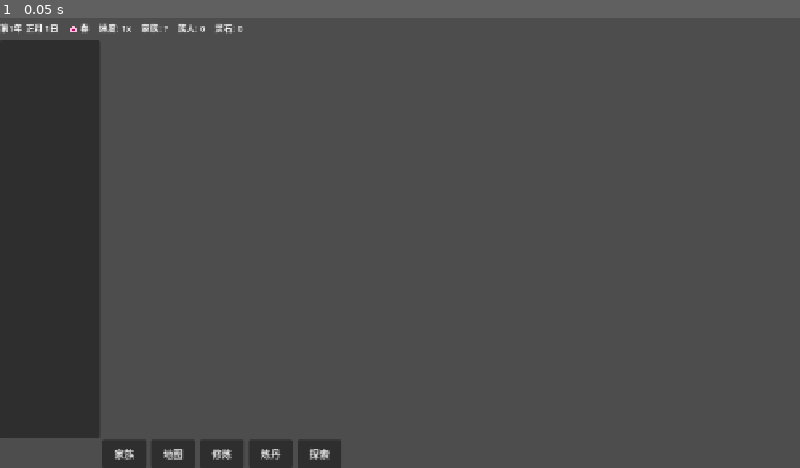
Above: before the commit, frame 1.
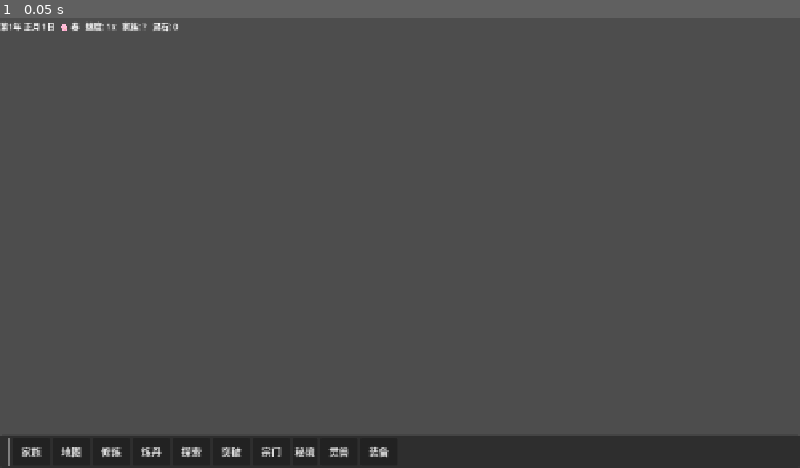
Above: after the commit, the same moment.

Repository: GGcode-tech/xiuxian-game
Game: Godot game, scene res://ui/hud.tscn
The game is run twice, just before and just after one commit, with the same random seed, the same clock (stepped at 60 frames per second) and the same inputs. This scene is started directly instead of the project's main scene.
Inputs:
- Up to frame 1 (0.05 s): no input

The runs differ from the first frame. In frame 1, 17% of the frame differs, in the area x 0-100%, y 0-100%.

Commit message:
refactor: HUD改为梦幻西游风格底部通栏布局
- 底部通栏：角色选择+功能按钮横排
- 功能：家族/地图/修炼/炼丹/探索/突破/宗门/秘境/灵兽/装备
- 去掉左侧边栏，所有交互集中在底部
- 顶部精简信息栏

Diff:
--- a/ui/hud.gd
+++ b/ui/hud.gd
@@ -1,4 +1,4 @@
-## HUD - 游戏主界面HUD
+## HUD - 游戏主界面HUD (梦幻西游风格底部通栏)
 extends Control
 
 # 顶部信息栏
@@ -12,10 +12,10 @@
 @onready var spirit_stone_label: Label = $TopBar/SpiritStoneLabel
 
 # 底部操作栏
-@onready var action_bar: HBoxContainer = $BottomBar/ActionBar
+@onready var action_bar: HBoxContainer = $BottomBar/MarginContainer/HBox/ActionBar
 
-# 侧边角色列表
-@onready var character_sidebar: VBoxContainer = $SideBar/CharacterList
+# 底部角色列表(水平排列)
+@onready var character_sidebar: HBoxContainer = $BottomBar/MarginContainer/HBox/CharacterList
 
 # 信号
 signal character_selected(character)
@@ -28,8 +28,8 @@
 	GameManager.speed_changed.connect(_on_speed_changed)
 
 	# 连接底部按钮
-	var family_btn = $BottomBar/ActionBar/FamilyButton
-	var map_btn = $BottomBar/ActionBar/MapButton
+	var family_btn = $BottomBar/MarginContainer/HBox/ActionBar/FamilyButton
+	var map_btn = $BottomBar/MarginContainer/HBox/ActionBar/MapButton
 	if family_btn:
 		family_btn.pressed.connect(_on_family_button_pressed)
 	if map_btn:
@@ -80,7 +80,6 @@
 	var members = family.get("members", [])
 	member_count_label.text = "族人: %d" % members.size()
 
-	# 从玩家角色获取灵石
 	var player = _get_player_character_from_hud()
 	var spirit_stone = player.get("resources", {}).get("spirit_stone", 0) if player else 0
 	spirit_stone_label.text = "灵石: %d" % spirit_stone
@@ -103,7 +102,7 @@
 			var realm = DataManager.get_realm(realm_id)
 			var char_name = character.get("name", "未知")
 			button.text = "%s [%s]" % [char_name, realm.name if realm else "?"]
-			button.custom_minimum_size = Vector2(140, 26)
+			button.custom_minimum_size = Vector2(100, 28)
 			button.pressed.connect(_on_character_button_pressed.bind(character))
 			character_sidebar.add_child(button)
 
--- a/ui/hud.tscn
+++ b/ui/hud.tscn
@@ -16,103 +16,130 @@
 layout_mode = 1
 anchors_preset = 10
 anchor_right = 1.0
-offset_bottom = 32.0
+offset_bottom = 26.0
 grow_horizontal = 2
-theme_override_constants/separation = 16
+theme_override_constants/separation = 10
 mouse_filter = 2
 
 [node name="DateLabel" type="Label" parent="TopBar"]
 unique_name_in_owner = true
 layout_mode = 2
-theme_override_font_sizes/font_size = 14
+theme_override_font_sizes/font_size = 13
 text = "第1年 正月 1日"
 
 [node name="SeasonLabel" type="Label" parent="TopBar"]
 unique_name_in_owner = true
 layout_mode = 2
-theme_override_font_sizes/font_size = 14
+theme_override_font_sizes/font_size = 13
 text = "🌸 春"
 
 [node name="SpeedLabel" type="Label" parent="TopBar"]
 unique_name_in_owner = true
 layout_mode = 2
-theme_override_font_sizes/font_size = 14
+theme_override_font_sizes/font_size = 13
 text = "速度: 1x"
 
 [node name="FamilyNameLabel" type="Label" parent="TopBar"]
 unique_name_in_owner = true
 layout_mode = 2
-theme_override_font_sizes/font_size = 14
+theme_override_font_sizes/font_size = 13
 text = "家族: ?"
 
-[node name="MemberCountLabel" type="Label" parent="TopBar"]
+[node name="MemberCountLabel" parent="TopBar"]
 unique_name_in_owner = true
 layout_mode = 2
-theme_override_font_sizes/font_size = 14
+theme_override_font_sizes/font_size = 13
 text = "族人: 0"
 
 [node name="SpiritStoneLabel" type="Label" parent="TopBar"]
 unique_name_in_owner = true
 layout_mode = 2
-theme_override_font_sizes/font_size = 14
+theme_override_font_sizes/font_size = 13
 text = "灵石: 0"
 
-[node name="SideBar" type="PanelContainer" parent="."]
+[node name="BottomBar" type="PanelContainer" parent="."]
 layout_mode = 1
-anchors_preset = 9
+anchors_preset = 12
+anchor_right = 1.0
 anchor_bottom = 1.0
-offset_right = 160.0
-offset_top = 36.0
-offset_bottom = -48.0
-grow_vertical = 2
+offset_top = -52.0
+offset_left = 0.0
+grow_horizontal = 2
+grow_vertical = 0
 mouse_filter = 2
 
-[node name="CharacterList" type="VBoxContainer" parent="SideBar"]
+[node name="MarginContainer" type="MarginContainer" parent="BottomBar"]
+layout_mode = 2
+theme_override_constants/margin_left = 8
+theme_override_constants/margin_right = 8
+theme_override_constants/margin_top = 4
+theme_override_constants/margin_bottom = 4
+
+[node name="HBox" type="HBoxContainer" parent="BottomBar/MarginContainer"]
+layout_mode = 2
+theme_override_constants/separation = 4
+
+[node name="CharacterList" type="HBoxContainer" parent="BottomBar/MarginContainer/HBox"]
 unique_name_in_owner = true
 layout_mode = 2
 theme_override_constants/separation = 2
 mouse_filter = 2
 
-[node name="BottomBar" type="HBoxContainer" parent="."]
-layout_mode = 1
-anchors_preset = 12
-anchor_top = 1.0
-anchor_right = 1.0
-anchor_bottom = 1.0
-offset_top = -45.0
-offset_left = 164.0
-grow_horizontal = 2
-grow_vertical = 0
-theme_override_constants/separation = 8
+[node name="VSpacer" type="VSeparator" parent="BottomBar/MarginContainer/HBox"]
+layout_mode = 2
+
+[node name="ActionBar" type="HBoxContainer" parent="BottomBar/MarginContainer/HBox"]
+unique_name_in_owner = true
+layout_mode = 2
+theme_override_constants/separation = 4
 mouse_filter = 2
 
-[node name="ActionBar" type="HBoxContainer" parent="BottomBar"]
-unique_name_in_owner = true
+[node name="FamilyButton" type="Button" parent="BottomBar/MarginContainer/HBox/ActionBar"]
 layout_mode = 2
-theme_override_constants/separation = 8
-mouse_filter = 2
-
-[node name="FamilyButton" type="Button" parent="BottomBar/ActionBar"]
-layout_mode = 2
-custom_minimum_size = Vector2(70, 32)
+custom_minimum_size = Vector2(60, 36)
 text = "家族"
 
-[node name="MapButton" type="Button" parent="BottomBar/ActionBar"]
+[node name="MapButton" type="Button" parent="BottomBar/MarginContainer/HBox/ActionBar"]
 layout_mode = 2
-custom_minimum_size = Vector2(70, 32)
+custom_minimum_size = Vector2(60, 36)
 text = "地图"
 
-[node name="CultivateButton" type="Button" parent="BottomBar/ActionBar"]
+[node name="CultivateButton" type="Button" parent="BottomBar/MarginContainer/HBox/ActionBar"]
 layout_mode = 2
-custom_minimum_size = Vector2(70, 32)
+custom_minimum_size = Vector2(60, 36)
 text = "修炼"
 
-[node name="AlchemyButton" type="Button" parent="BottomBar/ActionBar"]
+[node name="AlchemyButton" type="Button" parent="BottomBar/MarginContainer/HBox/ActionBar"]
 layout_mode = 2
-custom_minimum_size = Vector2(70, 32)
+custom_minimum_size = Vector2(60, 36)
 text = "炼丹"
 
-[node name="ExploreButton" type="Button" parent="BottomBar/ActionBar"]
+[node name="ExploreButton" type="Button" parent="BottomBar/MarginContainer/HBox/ActionBar"]
 layout_mode = 2
-custom_minimum_size = Vector2(70, 32)
+custom_minimum_size = Vector2(60, 36)
 text = "探索"
+
+[node name="BreakthroughButton" type="Button" parent="BottomBar/MarginContainer/HBox/ActionBar"]
+layout_mode = 2
+custom_minimum_size = Vector2(60, 36)
+text = "突破"
+
+[node name="SectButton" type="Button" parent="BottomBar/MarginContainer/HBox/ActionBar"]
+layout_mode = 2
+custom_minimum_size = Vector2(60, 36)
+text = "宗门"
+
+[node name="DungeonButton" type="Button" parent="BottomBar/MarginContainer/HBox/ActionBar"]
+layout_minimum_size = Vector2(60, 36)
+layout_mode = 2
+text = "秘境"
+
+[node name="SpiritBeastButton" type="Button" parent="BottomBar/MarginContainer/HBox/ActionBar"]
+layout_mode = 2
+custom_minimum_size = Vector2(60, 36)
+text = "灵兽"
+
+[node name="EquipmentButton" type="Button" parent="BottomBar/MarginContainer/HBox/ActionBar"]
+layout_mode = 2
+custom_minimum_size = Vector2(60, 36)
+text = "装备"
